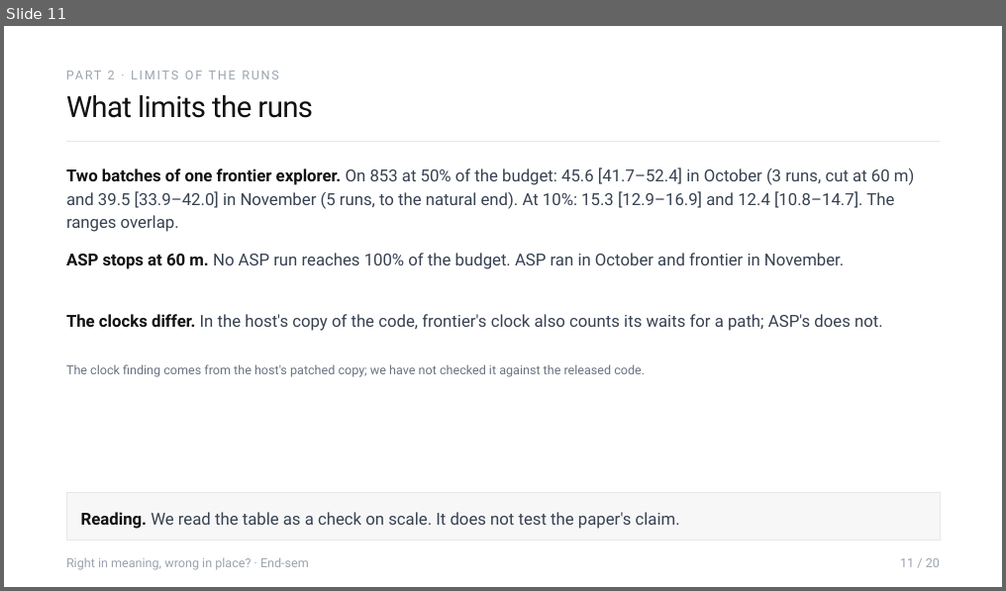
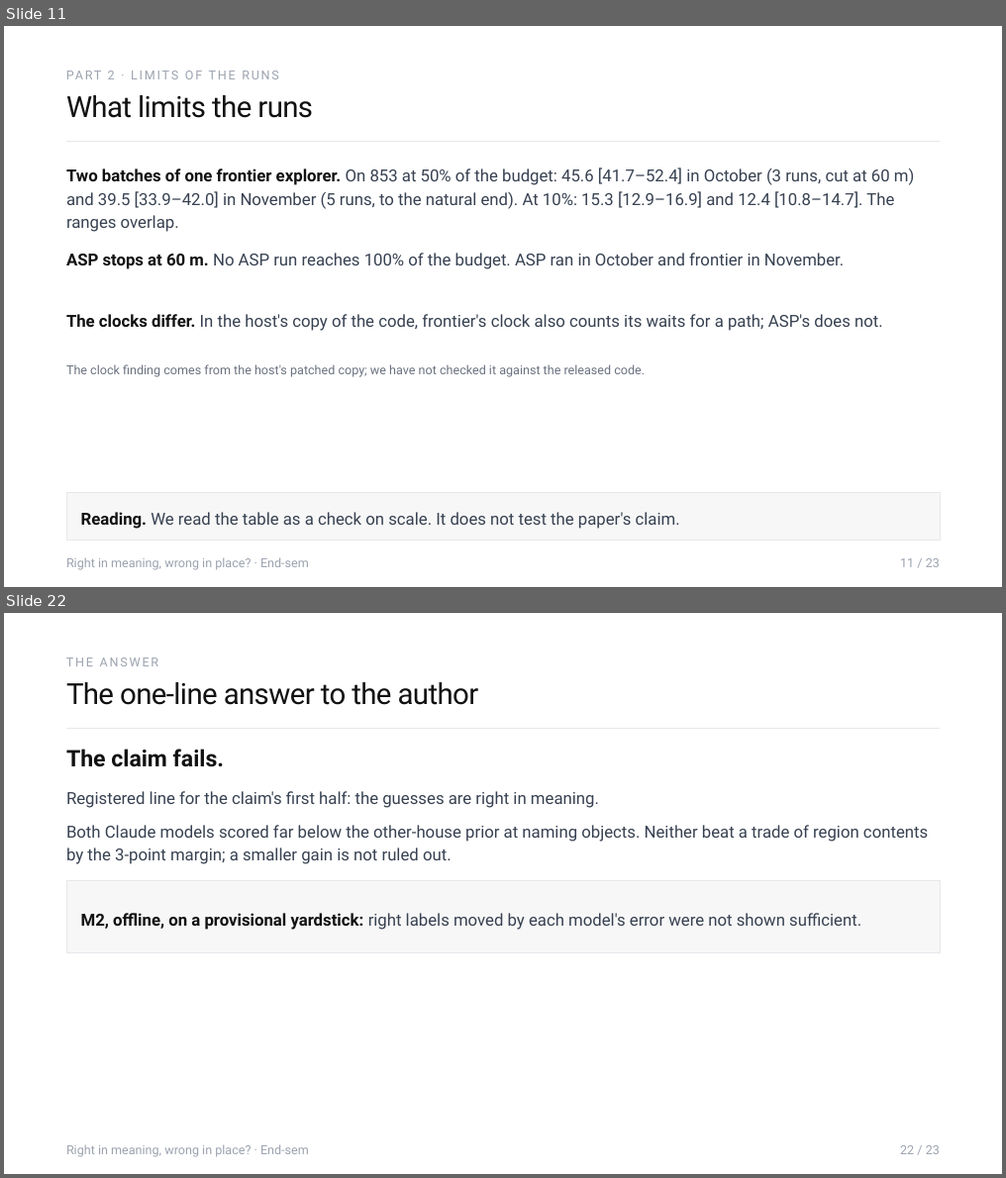
Before and after one commit to Sher110106/validity-aware-active-semantic-exploration, a slide deck: docs/endsem_2026-11/ASP_Endsem.pptx. Shown one above the other, each under a label of ours: slide 11 before the commit, slides 11 and 22 after it; the slides between them are not shown. The pictures are 1006x591 and 1006x1178 pixels, drawn with LibreOffice and Linux fonts; fonts in the diff are those of the drawing. Boxes give left, top, right and bottom in pixels: in the first picture for what was removed or moved away, otherwise in the second. Text is boxed around its words. In the diff, an @@ line names an element or a change of style, - is before the commit and + after.

```diff
--- a/docs/endsem_2026-11/ASP_Endsem.pptx
+++ b/docs/endsem_2026-11/ASP_Endsem.pptx
@@ slide 22 added at [4, 613, 1002, 1174], background #FFFFFF @@
@@ text added at [66, 658, 158, 666], 12 pt, text #9CA3AF @@
+THE ANSWER
@@ text added at [66, 682, 479, 705], 28 pt, text #111111 @@
+The one-line answer to the author
@@ line added from (66, 728) to (940, 728), #E5E7EB 0.5 pt @@
@@ text added at [66, 749, 224, 767], 22 pt, text #111111, bold @@
+The claim fails.
@@ text added at [66, 791, 599, 808], 16 pt, text #374151 @@
+Registered line for the claim's first half: the guesses are right in meaning.
@@ text added at [66, 825, 928, 864], 16 pt, text #374151 @@
+Both Claude models scored far below the other-house prior at naming objects. Neither beat a trade of region contents by the 3-point margin; a smaller gain is not ruled out.
@@ rectangle added at [66, 880, 940, 953], fill #F7F7F7, outline #E5E7EB 0.5 pt, 16 pt, text #374151 @@
+M2, offline, on a provisional yardstick: right labels moved by each model's error were not shown sufficient.
@@ text added at [66, 1145, 309, 1157], 12 pt, text #9CA3AF @@
+Right in meaning, wrong in place? · End-sem
@@ text added at [900, 1146, 940, 1155], 12 pt, text #9CA3AF @@
+22 / 23
@@ slide 11 changed as well @@
@@ text at [900, 559, 940, 568]: text changed @@
-11 / 20
+11 / 23
```
Also in this commit, not shown: 13 other slides changed, 11 other slides added, 7 slides removed, 7 other files.
